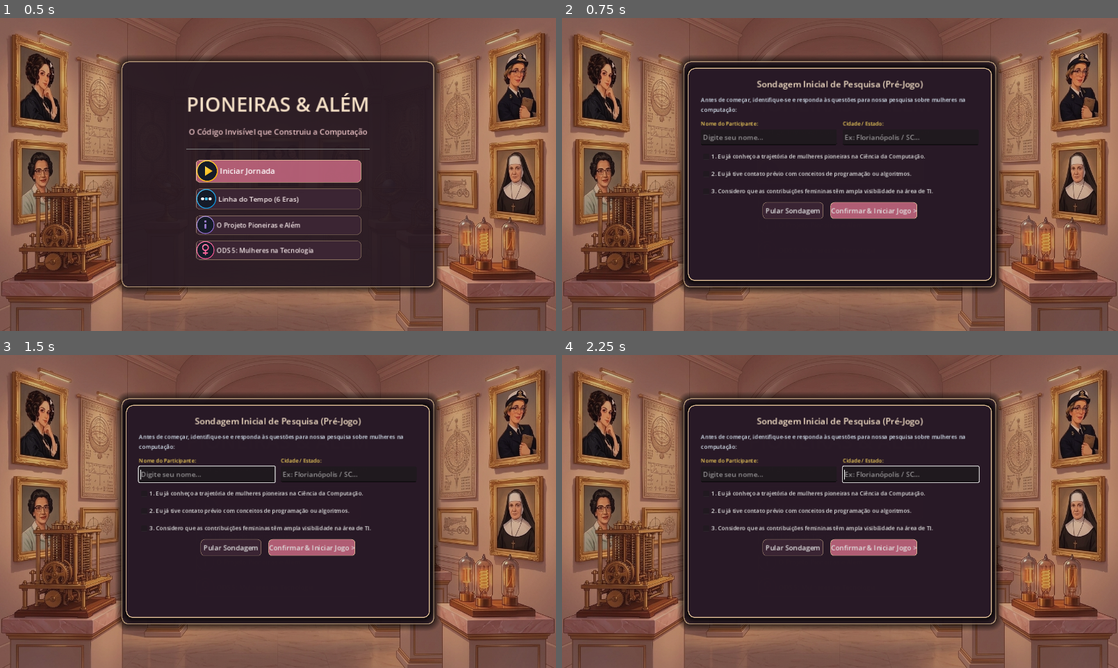
Above: before the commit, frames 1-4 (two rows, left to right).
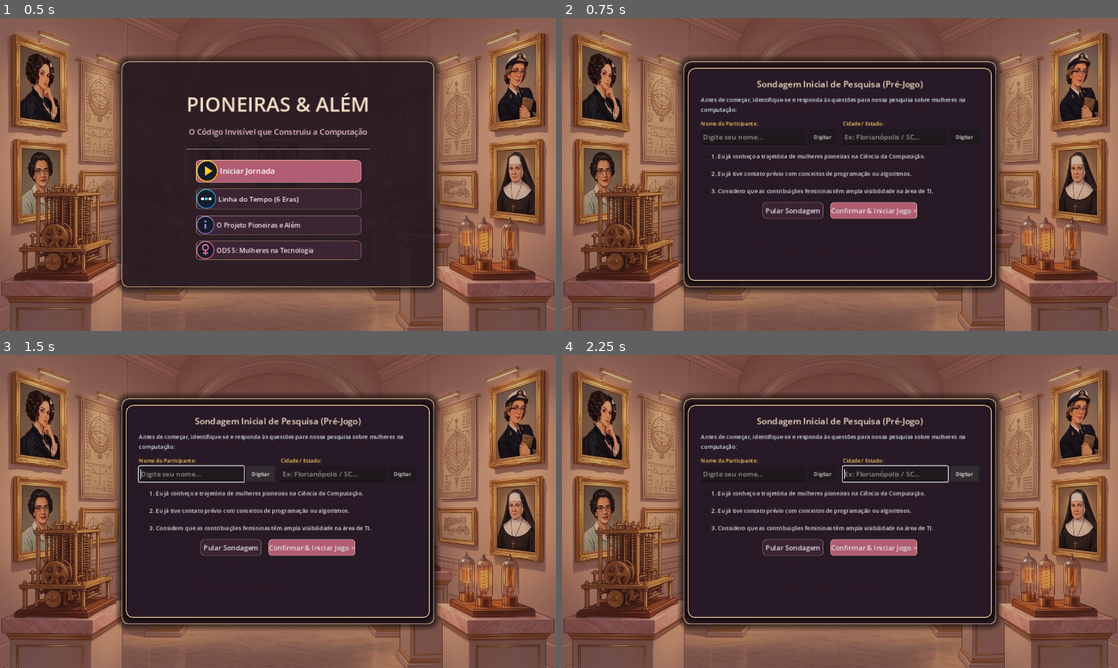
Above: after the commit, the same moments.

Repository: profthiagomendonca/Pioneiras-Alem
Game: Godot game, scene res://src/scenes/main_menu/main_menu.tscn
Same seed, same stepped clock (60 frames per second), same inputs: the game is played once before the commit and once after it.
Inputs (mouse positions are in pixels of both pictures, inside the frame that each line leads up to):
- Up to frame 1 (0.5 s): no input
- Up to frame 2 (0.75 s): click "Iniciar Jornada" at 0.5 s
- Up to frame 3 (1.5 s): click (261, 473) at 1.25 s, where only the run after the commit has a clickable "Digitar"
- Up to frame 4 (2.25 s): click (962, 473) at 2 s, where only the run after the commit has a clickable "Digitar"

Frame 1 is identical in both runs. In frame 2, 0.1% of the frame differs, in the area x 25-74%, y 36-40%; in frame 3, 0.4%; in frame 4, 0.4%, in the area x 25-76%, y 35-41%.

Commit message:
feat(mobile): suporte a rotacao de tela e input de teclado nativo em celulares/tablets

Diff:
--- a/src/scenes/main_menu/main_menu.gd
+++ b/src/scenes/main_menu/main_menu.gd
@@ -28,6 +28,8 @@
 @onready var pre_survey_modal: PanelContainer = %PreSurveyModal
 @onready var input_name: LineEdit = %InputName
 @onready var input_city: LineEdit = %InputCity
+@onready var btn_prompt_name: Button = %BtnPromptName
+@onready var btn_prompt_city: Button = %BtnPromptCity
 @onready var pre_q1: CheckBox = %PreQ1
 @onready var pre_q2: CheckBox = %PreQ2
 @onready var pre_q3: CheckBox = %PreQ3
@@ -35,6 +37,7 @@
 @onready var btn_skip_pre: Button = %BtnSkipPre
 
 var pre_survey_completed: bool = false
+var _prompt_active: bool = false
 
 func _ready() -> void:
 	AudioManager.play_bgm()
@@ -78,6 +81,25 @@
 
 	btn_confirm_pre.pressed.connect(_on_confirm_pre_survey)
 	btn_skip_pre.pressed.connect(_on_skip_pre_survey)
+
+	btn_prompt_name.pressed.connect(func():
+		AudioManager.play_click()
+		_prompt_mobile_input(input_name, "Digite o Nome do Participante:")
+	)
+	btn_prompt_city.pressed.connect(func():
+		AudioManager.play_click()
+		_prompt_mobile_input(input_city, "Digite sua Cidade / Estado:")
+	)
+	input_name.gui_input.connect(func(event: InputEvent):
+		if _is_mobile_environment():
+			if (event is InputEventMouseButton and event.pressed) or (event is InputEventScreenTouch and event.pressed):
+				_prompt_mobile_input(input_name, "Digite o Nome do Participante:")
+	)
+	input_city.gui_input.connect(func(event: InputEvent):
+		if _is_mobile_environment():
+			if (event is InputEventMouseButton and event.pressed) or (event is InputEventScreenTouch and event.pressed):
+				_prompt_mobile_input(input_city, "Digite sua Cidade / Estado:")
+	)
 
 	stages_modal.hide()
 	research_modal.hide()
@@ -173,3 +195,44 @@
 	AudioManager.play_click()
 	_update_stage_buttons()
 	stages_modal.show()
+
+func _is_mobile_environment() -> bool:
+	if OS.has_feature("web"):
+		var js_check = """
+		(function() {
+			var isTouch = ('ontouchstart' in window) || (navigator.maxTouchPoints > 0) || (navigator.msMaxTouchPoints > 0);
+			var isMobileUA = /Android|webOS|iPhone|iPad|iPod|BlackBerry|IEMobile|Opera Mini/i.test(navigator.userAgent);
+			return isTouch || isMobileUA;
+		})()
+		"""
+		var result = JavaScriptBridge.eval(js_check)
+		if result != null and bool(result):
+			return true
+	if DisplayServer.is_touchscreen_available():
+		return true
+	var os_name = OS.get_name().to_lower()
+	return os_name in ["android", "ios"]
+
+func _prompt_mobile_input(target_line_edit: LineEdit, title: String) -> void:
+	if _prompt_active:
+		return
+	_prompt_active = true
+
+	if OS.has_feature("web"):
+		var safe_title = title.replace("\\", "\\\\").replace("'", "\\'")
+		var current_val = target_line_edit.text.replace("\\", "\\\\").replace("'", "\\'")
+		var js = """
+		(function() {
+			var res = window.prompt('%s', '%s');
+			return res !== null ? res : '__CANCELLED__';
+		})()
+		""" % [safe_title, current_val]
+		var res = JavaScriptBridge.eval(js)
+		if res != null and str(res) != "__CANCELLED__":
+			target_line_edit.text = str(res).strip_edges()
+	else:
+		target_line_edit.grab_focus()
+
+	get_tree().create_timer(0.3).timeout.connect(func():
+		_prompt_active = false
+	)
--- a/src/scenes/main_menu/main_menu.tscn
+++ b/src/scenes/main_menu/main_menu.tscn
@@ -508,11 +508,23 @@
 theme_override_font_sizes/font_size = 12
 text = "Nome do Participante:"
 
-[node name="InputName" type="LineEdit" parent="PreSurveyModal/MarginPre/VBoxPre/UserDataHBox/VBoxName"]
-unique_name_in_owner = true
-layout_mode = 2
+[node name="HBoxInputName" type="HBoxContainer" parent="PreSurveyModal/MarginPre/VBoxPre/UserDataHBox/VBoxName"]
+layout_mode = 2
+theme_override_constants/separation = 6
+
+[node name="InputName" type="LineEdit" parent="PreSurveyModal/MarginPre/VBoxPre/UserDataHBox/VBoxName/HBoxInputName"]
+unique_name_in_owner = true
+layout_mode = 2
+size_flags_horizontal = 3
 custom_minimum_size = Vector2(0, 36)
 placeholder_text = "Digite seu nome..."
+
+[node name="BtnPromptName" type="Button" parent="PreSurveyModal/MarginPre/VBoxPre/UserDataHBox/VBoxName/HBoxInputName"]
+unique_name_in_owner = true
+custom_minimum_size = Vector2(65, 36)
+layout_mode = 2
+theme_override_font_sizes/font_size = 12
+text = "Digitar"
 
 [node name="VBoxCity" type="VBoxContainer" parent="PreSurveyModal/MarginPre/VBoxPre/UserDataHBox"]
 layout_mode = 2
@@ -525,12 +537,24 @@
 theme_override_font_sizes/font_size = 12
 text = "Cidade / Estado:"
 
-[node name="InputCity" type="LineEdit" parent="PreSurveyModal/MarginPre/VBoxPre/UserDataHBox/VBoxCity"]
-unique_name_in_owner = true
-layout_mode = 2
+[node name="HBoxInputCity" type="HBoxContainer" parent="PreSurveyModal/MarginPre/VBoxPre/UserDataHBox/VBoxCity"]
+layout_mode = 2
+theme_override_constants/separation = 6
+
+[node name="InputCity" type="LineEdit" parent="PreSurveyModal/MarginPre/VBoxPre/UserDataHBox/VBoxCity/HBoxInputCity"]
+unique_name_in_owner = true
+layout_mode = 2
+size_flags_horizontal = 3
 custom_minimum_size = Vector2(0, 36)
 placeholder_text = "Ex: Florianópolis / SC..."
 
+[node name="BtnPromptCity" type="Button" parent="PreSurveyModal/MarginPre/VBoxPre/UserDataHBox/VBoxCity/HBoxInputCity"]
+unique_name_in_owner = true
+custom_minimum_size = Vector2(65, 36)
+layout_mode = 2
+theme_override_font_sizes/font_size = 12
+text = "Digitar"
+
 [node name="PreQ1" type="CheckBox" parent="PreSurveyModal/MarginPre/VBoxPre"]
 unique_name_in_owner = true
 layout_mode = 2
--- a/src/scenes/stages/stage_keller/stage_keller.gd
+++ b/src/scenes/stages/stage_keller/stage_keller.gd
@@ -10,6 +10,7 @@
 @onready var terminal_output: RichTextLabel = %TerminalOutput
 @onready var input_container: HBoxContainer = %InteractiveInputContainer
 @onready var name_input: LineEdit = %NameInput
+@onready var btn_prompt_keller_name: Button = %BtnPromptKellerName
 @onready var btn_submit_name: Button = %BtnSubmitName
 
 var card_texture = preload("res://src/assets/textures/icons/Cartao_perfurado.png")
@@ -18,6 +19,7 @@
 var synthesis_modal_scene = preload("res://src/scenes/stages/stage_synthesis_modal.tscn")
 var synthesis_modal: PanelContainer = null
 var start_time: float = 0.0
+var _prompt_active: bool = false
 
 # Linhas de código em BASIC explicadas com a metáfora de 'Perguntar e Guardar na Gaveta'
 var basic_lines = [
@@ -69,6 +71,15 @@
 
 	name_input.text_submitted.connect(_on_name_submitted)
 	btn_submit_name.pressed.connect(func(): _on_name_submitted(name_input.text))
+	btn_prompt_keller_name.pressed.connect(func():
+		AudioManager.play_click()
+		_prompt_mobile_input(name_input, "Digite seu nome ou apelido:")
+	)
+	name_input.gui_input.connect(func(event: InputEvent):
+		if _is_mobile_environment():
+			if (event is InputEventMouseButton and event.pressed) or (event is InputEventScreenTouch and event.pressed):
+				_prompt_mobile_input(name_input, "Digite seu nome ou apelido:")
+	)
 
 	# Instanciar modal de síntese
 	synthesis_modal = synthesis_modal_scene.instantiate()
@@ -270,3 +281,44 @@
 func _on_btn_next_stage_pressed() -> void:
 	AudioManager.play_click()
 	GameState.go_to_stage(6)
+
+func _is_mobile_environment() -> bool:
+	if OS.has_feature("web"):
+		var js_check = """
+		(function() {
+			var isTouch = ('ontouchstart' in window) || (navigator.maxTouchPoints > 0) || (navigator.msMaxTouchPoints > 0);
+			var isMobileUA = /Android|webOS|iPhone|iPad|iPod|BlackBerry|IEMobile|Opera Mini/i.test(navigator.userAgent);
+			return isTouch || isMobileUA;
+		})()
+		"""
+		var result = JavaScriptBridge.eval(js_check)
+		if result != null and bool(result):
+			return true
+	if DisplayServer.is_touchscreen_available():
+		return true
+	var os_name = OS.get_name().to_lower()
+	return os_name in ["android", "ios"]
+
+func _prompt_mobile_input(target_line_edit: LineEdit, title: String) -> void:
+	if _prompt_active:
+		return
+	_prompt_active = true
+
+	if OS.has_feature("web"):
+		var safe_title = title.replace("\\", "\\\\").replace("'", "\\'")
+		var current_val = target_line_edit.text.replace("\\", "\\\\").replace("'", "\\'")
+		var js = """
+		(function() {
+			var res = window.prompt('%s', '%s');
+			return res !== null ? res : '__CANCELLED__';
+		})()
+		""" % [safe_title, current_val]
+		var res = JavaScriptBridge.eval(js)
+		if res != null and str(res) != "__CANCELLED__":
+			target_line_edit.text = str(res).strip_edges()
+	else:
+		target_line_edit.grab_focus()
+
+	get_tree().create_timer(0.3).timeout.connect(func():
+		_prompt_active = false
+	)
--- a/src/scenes/stages/stage_keller/stage_keller.tscn
+++ b/src/scenes/stages/stage_keller/stage_keller.tscn
@@ -190,6 +190,13 @@
 size_flags_horizontal = 3
 placeholder_text = "Digite seu nome ou apelido aqui..."
 
+[node name="BtnPromptKellerName" type="Button" parent="MainPanel/Margin/VBox/HBoxEditor/TerminalPanel/MarginTerm/VBoxTermContent/InteractiveInputContainer"]
+unique_name_in_owner = true
+custom_minimum_size = Vector2(65, 0)
+layout_mode = 2
+theme_override_font_sizes/font_size = 12
+text = "Digitar"
+
 [node name="BtnSubmitName" type="Button" parent="MainPanel/Margin/VBox/HBoxEditor/TerminalPanel/MarginTerm/VBoxTermContent/InteractiveInputContainer"]
 unique_name_in_owner = true
 custom_minimum_size = Vector2(75, 0)
Not shown, changed: export_presets.cfg
Not shown, added: build_web.ps1
Not shown, changed: web_build/index.html
Not shown, changed: web_build/index.pck
